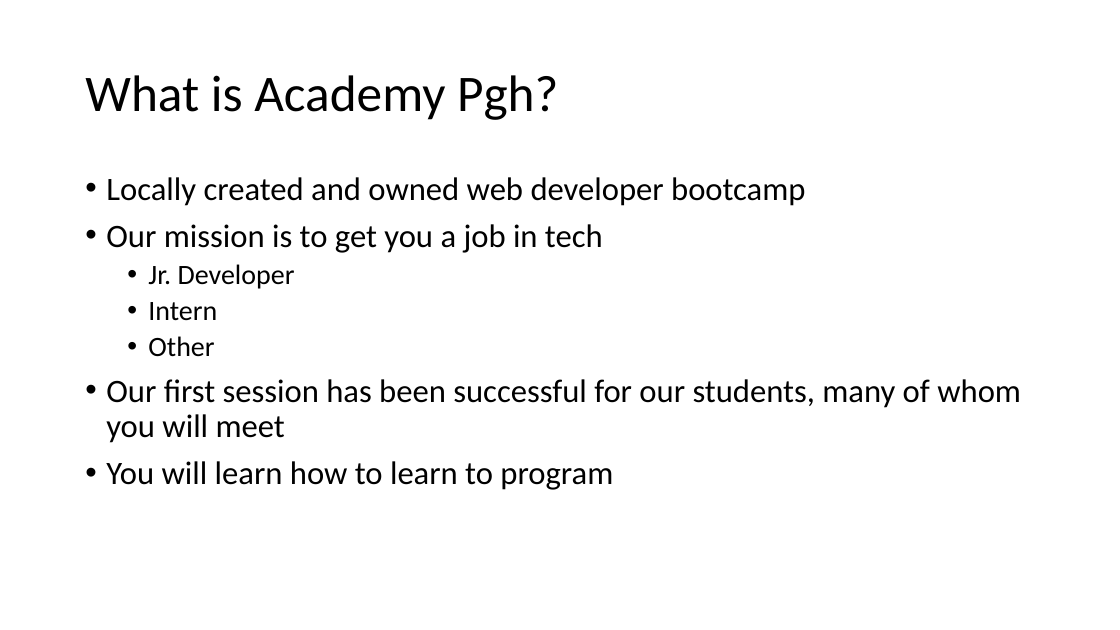
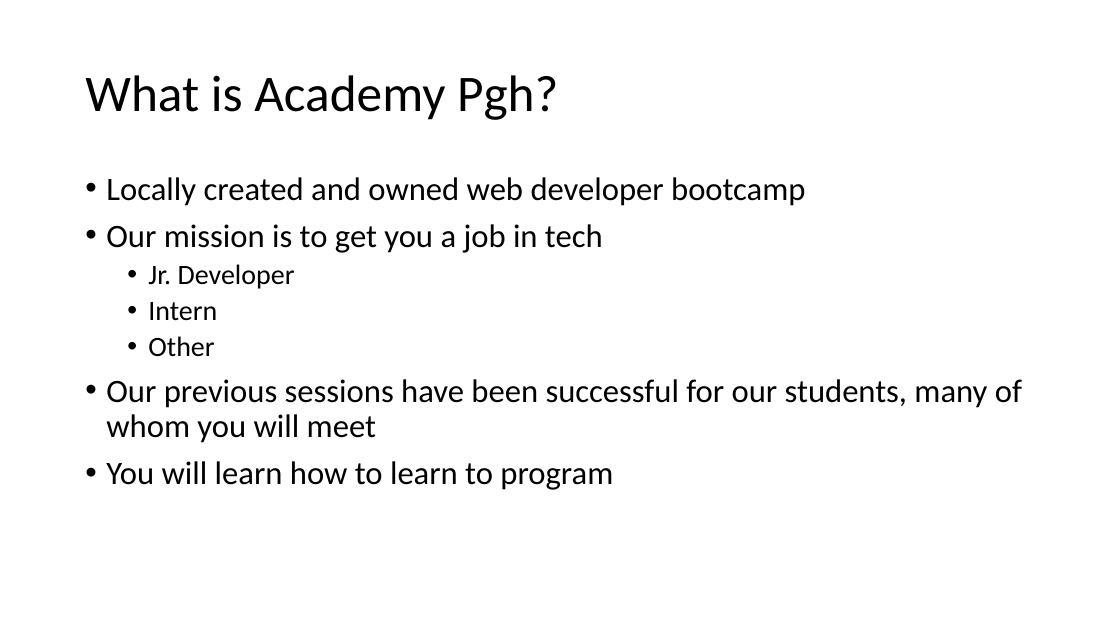
Before and after one commit to uugengiven/academypgh, a slide deck: slide 3 of Code/Slides/Academy PGH 1.1.pptx. Drawn at 1120x630 pixels with LibreOffice and Linux fonts; fonts in the diff are those of the drawing. Boxes give left, top, right and bottom in pixels: in the first picture for what was removed or moved away, otherwise in the second. Text is boxed around its words. In the diff, an @@ line names an element or a change of style, - is before the commit and + after.

```diff
--- a/Code/Slides/Academy PGH 1.1.pptx
+++ b/Code/Slides/Academy PGH 1.1.pptx
@@ text at box(106, 379, 1022, 443): text changed @@
-• Our first session has been successful for our students, many of whom you will meet
+• Our previous sessions have been successful for our students, many of whom you will meet
```
Also in this commit, not shown: 8 other slides changed, 1 slide added, 13 other files.
